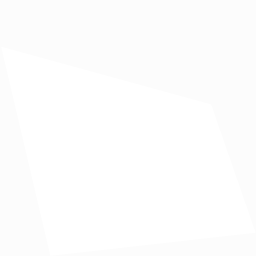
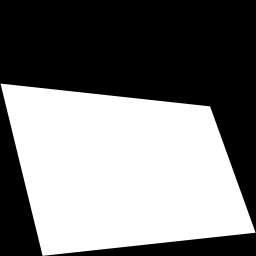
The second 256×256 image is a revision of the first. Changes to its layers:
painted on "Calque 1" over [0, 47, 256, 256]
"bg": opacity 1% → 100% over [0, 0, 256, 256]
